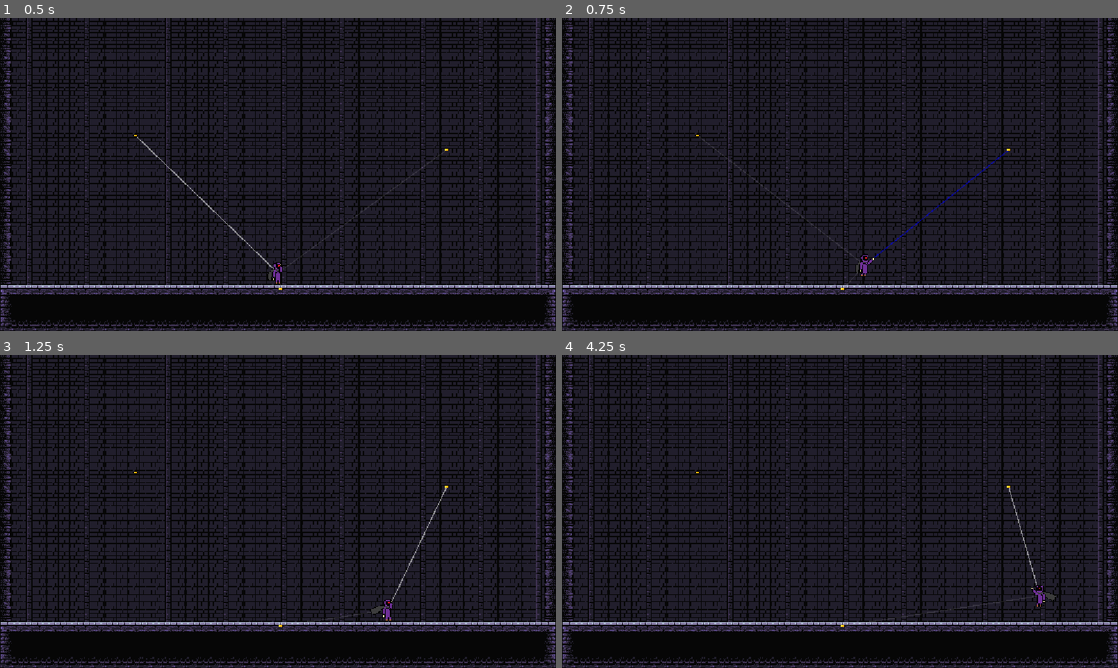
Above: before the commit, frames 1-4 (two rows, left to right).
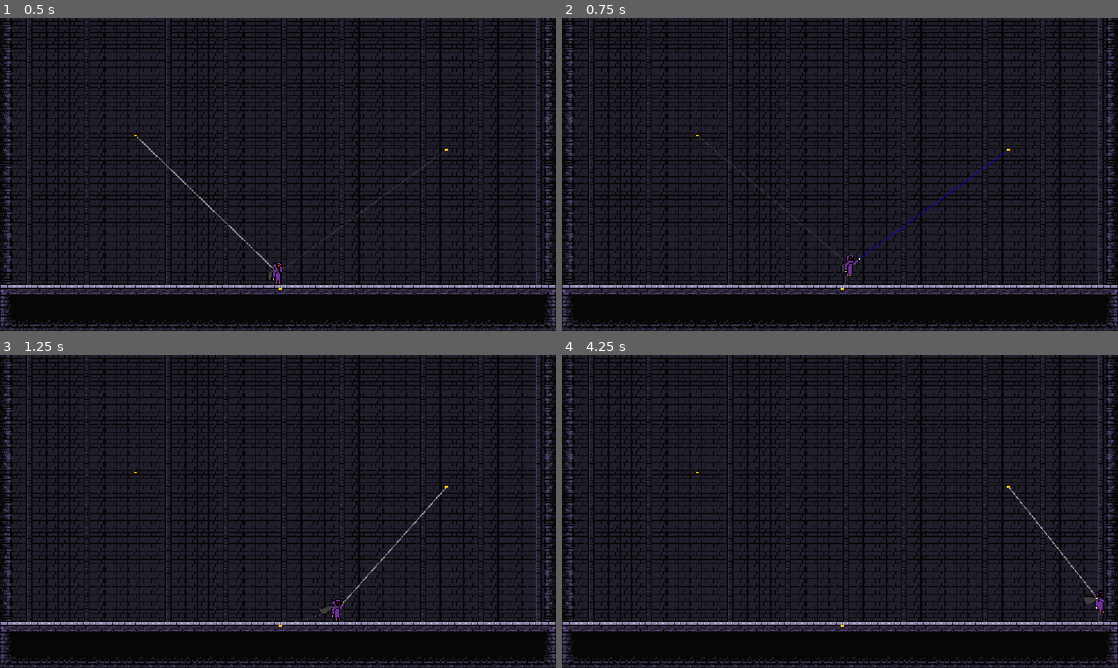
Above: after the commit, the same moments.

Repository: LandonZosel/gamedev-project-4-big
Game: Godot game, scene res://Scenes/game.tscn
Two runs of this game, one before a commit and one after it. Both use one fixed random seed, a clock stepped at 60 frames per second and the inputs below.
Inputs (mouse positions are in pixels of both pictures, inside the frame that each line leads up to):
- Up to frame 1 (0.5 s): no input
- Up to frame 2 (0.75 s): move the mouse to (962, 158) at 0.52 s; press the mouse at (962, 158) at 0.53 s; hold D (Right) from 0.53 s (still down)
- Up to frame 3 (1.25 s): keep holding D (Right); tap Space (Jump) at 0.77 s; right-click (400, 495) at 0.8 s
- Up to frame 4 (4.25 s): move the mouse to (728, 527) at 1.27 s; release the mouse at (728, 527) at 1.28 s; right-click (728, 527) at 1.35 s; tap Space (Jump) at 1.52, 3.02, 3.77 s; click (728, 527) at 1.55 s; move the mouse to (895, 442) at 2.02 s; release D (Right) at 2.03 s; press the mouse at (895, 442) at 2.03 s; hold A (Left) 2.03-2.78 s; right-click (895, 442) at 2.3 s; move the mouse to (812, 574) at 2.77 s; release the mouse at (812, 574) at 2.78 s; hold D (Right) from 2.78 s (still down); right-click (812, 574) at 2.85 s; click (812, 574) at 3.05 s; move the mouse to (1006, 558) at 3.52 s; press the mouse at (1006, 558) at 3.53 s; right-click (1006, 558) at 3.8 s

Frame 1 is identical in both runs. In frame 2, 0.5% of the frame differs, in the area x 25-81%, y 38-85%; in frame 3, 0.5%; in frame 4, 0.5%.

Commit message:
Improve in air movement

Diff:
--- a/Scenes/player.tscn
+++ b/Scenes/player.tscn
@@ -78,7 +78,7 @@
 
 [sub_resource type="Animation" id="Animation_nv4vc"]
 resource_name = "jump"
-length = 0.39999999999999997
+length = 0.4
 loop_mode = 1
 tracks/0/type = "value"
 tracks/0/imported = false
@@ -95,7 +95,7 @@
 
 [sub_resource type="Animation" id="Animation_8gxox"]
 resource_name = "land"
-length = 0.19999999999999998
+length = 0.2
 tracks/0/type = "value"
 tracks/0/imported = false
 tracks/0/enabled = true
@@ -185,7 +185,7 @@
 
 [sub_resource type="Animation" id="Animation_l6n3p"]
 resource_name = "start_jump_from_fall"
-length = 0.39999999999999997
+length = 0.4
 tracks/0/type = "value"
 tracks/0/imported = false
 tracks/0/enabled = true
@@ -215,7 +215,7 @@
 
 [sub_resource type="Animation" id="Animation_pu2lt"]
 resource_name = "walk"
-length = 0.19999999999999998
+length = 0.2
 loop_mode = 1
 tracks/0/type = "value"
 tracks/0/imported = false
--- a/Scripts/player.gd
+++ b/Scripts/player.gd
@@ -56,14 +56,6 @@
 
 
 func _physics_process(delta: float) -> void:
-	# handle movement
-	move_input = Input.get_axis("Left", "Right")
-	if is_on_floor():
-		if move_input != 0:
-			velocity.x = lerp(velocity.x, move_input * move_speed, acceleration * delta)
-		else:
-			velocity.x = lerp(velocity.x, 0.0, braking * delta)
-
 	# handle jump
 	if Input.is_action_pressed("Jump") and is_on_floor():
 		velocity.y = -jump_force
@@ -78,23 +70,35 @@
 	if Input.is_action_just_pressed("Push"):
 		priority_action = Action.Push
 
-	# handle pull
+	move_input = Input.get_axis("Left", "Right")
+
+	#handle pull, push, and regular movement
 	if Input.is_action_pressed("Pull") && current_target && priority_action == Action.Pull:
+		# handle pull
 		var distance = global_position.distance_to(current_target.global_position)
 		if distance < 500:
 			distance -= 100
 			var distance_mult = 1 - (distance / 400)
 			var direction = global_position.direction_to(current_target.global_position)
 			velocity += direction * 1500 * distance_mult * delta
-
-	# handle push
-	if Input.is_action_pressed("Push") && current_target && priority_action == Action.Push:
+	elif Input.is_action_pressed("Push") && current_target && priority_action == Action.Push:
+		# handle push
 		var distance = global_position.distance_to(current_target.global_position)
 		if distance < 500:
 			distance -= 100
 			var distance_mult = 1 - (distance / 400)
 			var direction = global_position.direction_to(current_target.global_position)
 			velocity -= direction * 1500 * distance_mult * delta
+	else:
+		# handle movement
+		if is_on_floor():
+			if move_input != 0:
+				velocity.x = lerp(velocity.x, move_input * move_speed, acceleration * delta)
+			else:
+				velocity.x = lerp(velocity.x, 0.0, braking * delta)
+		else:
+			if ((velocity.x > move_input * move_speed && move_input == -1) || (velocity.x < move_input * move_speed && move_input == 1)):
+				velocity.x += move_input * move_speed * 0.1
 
 	velocity = velocity.limit_length(500)
 
